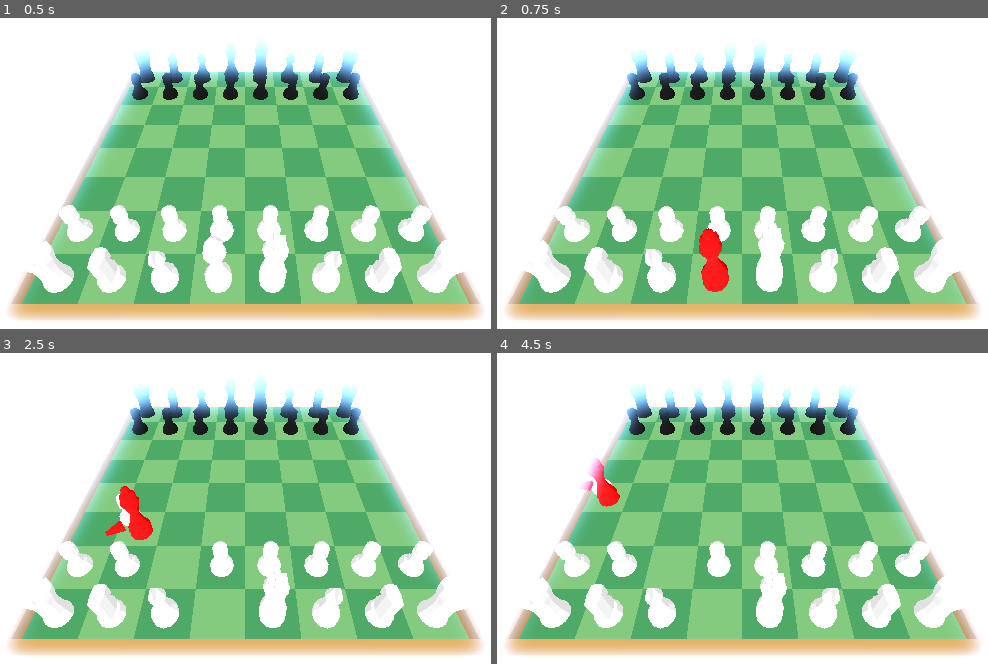
Above: before the commit, frames 1-4 (two rows, left to right).
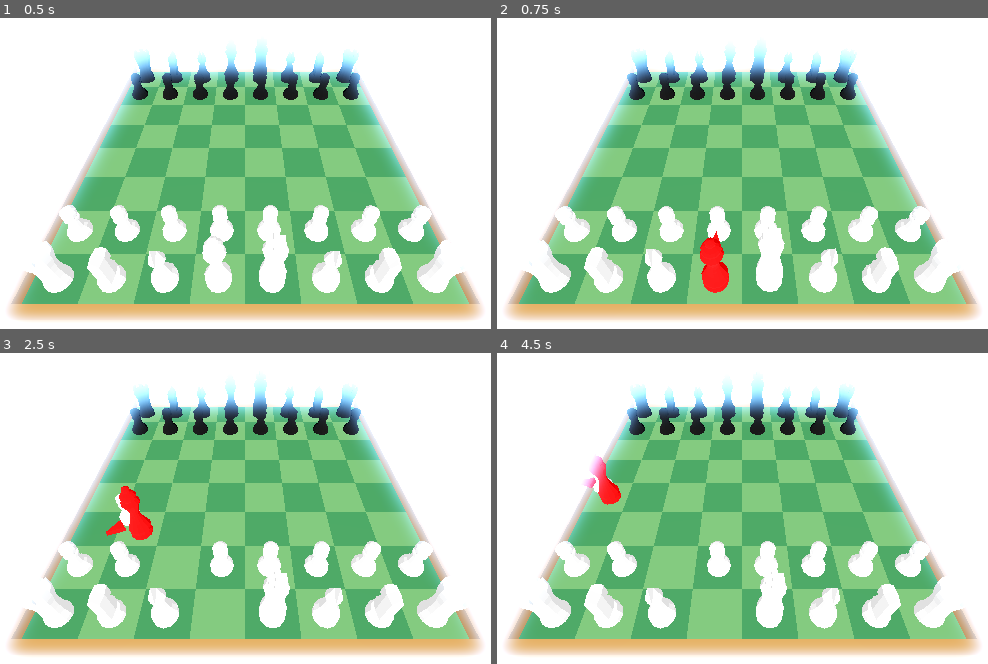
Above: after the commit, the same moments.

Repository: rickyguerin/Fairway-Chess-Jam-Submission
Game: Godot game, scene res://scenes/game.tscn
The game is run twice, just before and just after one commit, with the same random seed, the same clock (stepped at 60 frames per second) and the same inputs.
Inputs (mouse positions are in pixels of both pictures, inside the frame that each line leads up to):
- Up to frame 1 (0.5 s): no input
- Up to frame 2 (0.75 s): move the mouse to (703, 238) at 0.52 s; tap E (E) at 0.6 s; click (703, 238) at 0.67 s
- Up to frame 3 (2.5 s): tap Q (Q) at 0.8, 1.35, 2.3 s; tap Enter at 1.25 s; move the mouse to (486, 552) at 1.27 s; click (486, 552) at 1.42 s; tap E (E) at 1.55 s; tap Space (Space) at 2 s; move the mouse to (4, 415) at 2.02 s; hold A (A) from 2.03 s (still down); click (4, 415) at 2.17 s
- Up to frame 4 (4.5 s): move the mouse to (781, 483) at 2.77 s; release A (A) at 2.78 s; tap D (D) at 2.85 s; click (781, 483) at 2.92 s; tap E (E) at 3.05, 3.6 s; tap Enter at 3.5 s; move the mouse to (619, 371) at 3.52 s; click (619, 371) at 3.67 s; tap Q (Q) at 3.8, 4.35 s; tap Space (Space) at 4.25 s; move the mouse to (919, 461) at 4.27 s; click (919, 461) at 4.42 s

Frame 1 is identical in both runs. In frame 2, 0.2% of the frame differs, in the area x 41-48%, y 67-89%; in frame 3, less than 0.1%; in frame 4, 0.2%, in the area x 17-26%, y 33-50%.

Commit message:
Set piece rotation to first available direction on select

Diff:
--- a/godot/scripts/PlayerPiece.gd
+++ b/godot/scripts/PlayerPiece.gd
@@ -24,6 +24,7 @@
 @onready var direction_index := 0
 @onready var mouse_is_hovering := false
 @onready var is_selected := false
+@onready var reset_rotation := false
 
 var rotation_direction := 0
 
@@ -63,12 +64,17 @@
 
 	var trans = state.get_transform()
 
-	if Input.is_action_just_pressed("Q"):
+	if reset_rotation:
+		reset_rotation = false
+		direction_index = 0
+		trans = trans.looking_at(trans.origin + allowed_directions[direction_index])
+
+	elif Input.is_action_just_pressed("Q"):
 		direction_index -= 1
 		direction_index = posmod(direction_index, len(allowed_directions))
 		trans = trans.looking_at(trans.origin + allowed_directions[direction_index])
 
-	if Input.is_action_just_pressed("E"):
+	elif Input.is_action_just_pressed("E"):
 		direction_index += 1
 		direction_index = posmod(direction_index, len(allowed_directions))
 		trans = trans.looking_at(trans.origin + allowed_directions[direction_index])
@@ -81,6 +87,7 @@
 	$Mesh.material_override = SELECTED_MATERIAL
 	$Arrow.visible = true
 	is_selected = true
+	reset_rotation = true
 
 
 func unselect():
